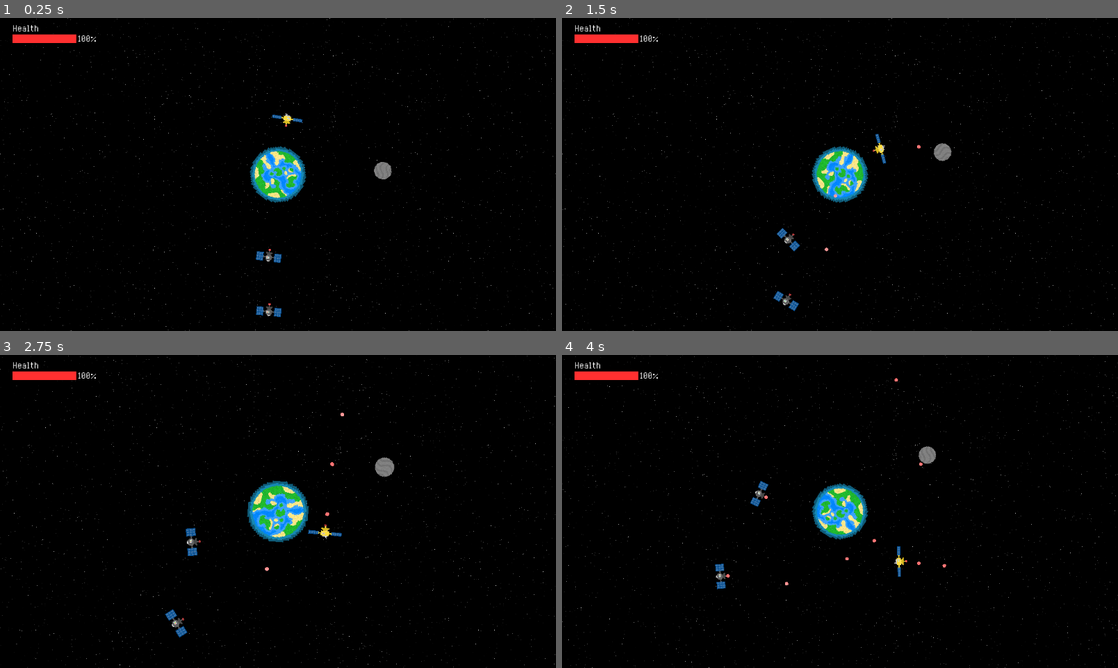
Above: before the commit, frames 1-4 (two rows, left to right).
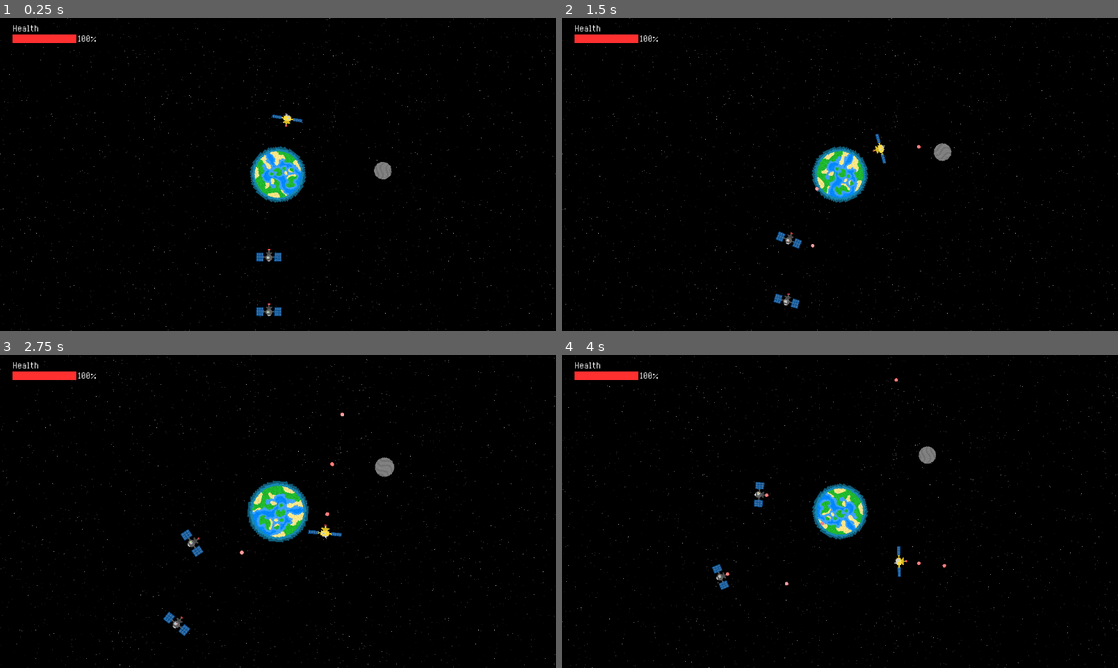
Above: after the commit, the same moments.

Repository: Birb-Games/gmtk-2025
Game: Godot game, scene res://scenes/main.tscn
The game is run twice, just before and just after one commit, with the same random seed, the same clock (stepped at 60 frames per second) and the same inputs.
Inputs (mouse positions are in pixels of both pictures, inside the frame that each line leads up to):
- Up to frame 1 (0.25 s): no input
- Up to frame 2 (1.5 s): move the mouse to (962, 158) at 0.52 s; press the mouse at (962, 158) at 0.53 s; hold Right (right) 0.53-1.28 s; move the mouse to (728, 190) at 1.27 s; release the mouse at (728, 190) at 1.28 s; hold Down (down) from 1.28 s (still down); click (728, 190) at 1.35 s
- Up to frame 3 (2.75 s): move the mouse to (333, 442) at 2.02 s; release Down (down) at 2.03 s; press the mouse at (333, 442) at 2.03 s; hold Right (right) from 2.03 s (still down); tap Mouse wheel up (zoom_camera_in) at 2.1 s
- Up to frame 4 (4 s): move the mouse to (812, 574) at 2.77 s; release Right (right) at 2.78 s; release the mouse at (812, 574) at 2.78 s; hold Up (up) 2.78-3.53 s; tap Mouse wheel down (zoom_camera_out) at 2.85 s; click (812, 574) at 3.05 s; move the mouse to (1006, 558) at 3.52 s; press the mouse at (1006, 558) at 3.53 s; hold A (left) from 3.53 s (still down)

The runs differ from the first frame. In frame 1, 0.1% of the frame differs, in the area x 46-51%, y 73-96%; in frame 2, 0.3%; in frame 3, 0.3%, in the area x 29-60%, y 34-91%; in frame 4, 0.3%.

Commit message:
added other types of enemy satellites

Diff:
--- a/scenes/debris.tscn
+++ b/scenes/debris.tscn
@@ -1,8 +1,11 @@
-[gd_scene load_steps=4 format=3 uid="uid://dir8wcbllcrq7"]
+[gd_scene load_steps=5 format=3 uid="uid://dir8wcbllcrq7"]
 
 [ext_resource type="PackedScene" uid="uid://x5sp1y0y178q" path="res://scenes/space_object.tscn" id="1_s4vdx"]
 [ext_resource type="Texture2D" uid="uid://dancjjfamfb8r" path="res://assets/textures/debris.png" id="2_1ysct"]
 [ext_resource type="Script" uid="uid://dt87asenpbhwq" path="res://scripts/debris.gd" id="2_fmh6o"]
+
+[sub_resource type="CircleShape2D" id="CircleShape2D_1ysct"]
+radius = 13.0384
 
 [node name="Debris" instance=ExtResource("1_s4vdx")]
 script = ExtResource("2_fmh6o")
@@ -13,4 +16,7 @@
 texture = ExtResource("2_1ysct")
 rotation_speed = 0.196
 
+[node name="CollisionShape2D" parent="." index="1"]
+shape = SubResource("CircleShape2D_1ysct")
+
 [connection signal="area_entered" from="." to="." method="_on_area_entered"]
--- /dev/null
+++ b/scenes/satellites/multishot_satellite.tscn
@@ -0,0 +1,44 @@
+[gd_scene load_steps=8 format=3 uid="uid://dfegq4ky2hdw6"]
+
+[ext_resource type="PackedScene" uid="uid://cgx3wsdprifbh" path="res://scenes/satellites/enemy_satellite.tscn" id="1_pmkdw"]
+[ext_resource type="Script" uid="uid://6hxgfmns5v3j" path="res://scripts/multishot_satellite.gd" id="2_etoag"]
+[ext_resource type="Texture2D" uid="uid://dx43u5imoq8xg" path="res://assets/textures/enemy_satellite2.png" id="2_mb2gk"]
+
+[sub_resource type="AtlasTexture" id="AtlasTexture_pmkdw"]
+atlas = ExtResource("2_mb2gk")
+region = Rect2(0, 0, 34, 23)
+
+[sub_resource type="AtlasTexture" id="AtlasTexture_mb2gk"]
+atlas = ExtResource("2_mb2gk")
+region = Rect2(34, 0, 34, 23)
+
+[sub_resource type="SpriteFrames" id="SpriteFrames_mb2gk"]
+animations = [{
+"frames": [{
+"duration": 1.0,
+"texture": SubResource("AtlasTexture_pmkdw")
+}, {
+"duration": 1.0,
+"texture": SubResource("AtlasTexture_mb2gk")
+}],
+"loop": true,
+"name": &"default",
+"speed": 2.0
+}]
+
+[sub_resource type="RectangleShape2D" id="RectangleShape2D_0s1xa"]
+size = Vector2(52, 26)
+
+[node name="MultishotSatellite" instance=ExtResource("1_pmkdw")]
+script = ExtResource("2_etoag")
+bullet_count = 3
+spread = 30.0
+shoot_cooldown = 0.5
+max_health = 15
+
+[node name="AnimatedSprite2D" parent="." index="0"]
+sprite_frames = SubResource("SpriteFrames_mb2gk")
+
+[node name="CollisionShape2D" parent="." index="1"]
+position = Vector2(0, 5)
+shape = SubResource("RectangleShape2D_0s1xa")
--- /dev/null
+++ b/scenes/satellites/rotating_satellite.tscn
@@ -0,0 +1,42 @@
+[gd_scene load_steps=8 format=3 uid="uid://dwlunt4kweprj"]
+
+[ext_resource type="PackedScene" uid="uid://cgx3wsdprifbh" path="res://scenes/satellites/enemy_satellite.tscn" id="1_5so3q"]
+[ext_resource type="Texture2D" uid="uid://debx03il1glcq" path="res://assets/textures/enemy_satellite3.png" id="2_5so3q"]
+[ext_resource type="Script" uid="uid://ct715pvudpxa2" path="res://scripts/rotating_satellite.gd" id="2_n11cx"]
+
+[sub_resource type="AtlasTexture" id="AtlasTexture_n11cx"]
+atlas = ExtResource("2_5so3q")
+region = Rect2(0, 0, 46, 22)
+
+[sub_resource type="AtlasTexture" id="AtlasTexture_1k2ld"]
+atlas = ExtResource("2_5so3q")
+region = Rect2(46, 0, 46, 22)
+
+[sub_resource type="SpriteFrames" id="SpriteFrames_1k2ld"]
+animations = [{
+"frames": [{
+"duration": 1.0,
+"texture": SubResource("AtlasTexture_n11cx")
+}, {
+"duration": 1.0,
+"texture": SubResource("AtlasTexture_1k2ld")
+}],
+"loop": true,
+"name": &"default",
+"speed": 2.0
+}]
+
+[sub_resource type="RectangleShape2D" id="RectangleShape2D_5so3q"]
+size = Vector2(69, 25)
+
+[node name="RotatingSatellite" instance=ExtResource("1_5so3q")]
+script = ExtResource("2_n11cx")
+rotation_speed = 180.0
+shoot_cooldown = 0.2
+
+[node name="AnimatedSprite2D" parent="." index="0"]
+sprite_frames = SubResource("SpriteFrames_1k2ld")
+
+[node name="CollisionShape2D" parent="." index="1"]
+position = Vector2(-0.5, 4.5)
+shape = SubResource("RectangleShape2D_5so3q")
--- a/scripts/enemy_satellite.gd
+++ b/scripts/enemy_satellite.gd
@@ -8,7 +8,6 @@
 
 @export var shoot_cooldown: float = 1.0
 @export var orbital_speed: float = 100.0
-@export var speed: float = 120.0
 @export var bullet_scene: PackedScene
 @export var debris_scene: PackedScene
 var shoot_timer: float = 0.0
@@ -16,11 +15,18 @@
 @export var max_health: int = 10
 var health: int
 
+func target_player() -> void:
+	var player = level.get_node_or_null("PlayerSatellite")
+	if player != null:
+		var angle = (player.position - position).angle() + deg_to_rad(90.0)
+		rotation += angle
+
 func _ready() -> void:
 	shoot_timer = shoot_cooldown
 	health = max_health
 	if randi() % 2 == 0:
 		orbital_speed *= -1.0
+	target_player()
 
 func shoot() -> void:
 	if shoot_timer > 0.0:
@@ -38,16 +44,20 @@
 func get_health_perc() -> float:
 	return clamp(float(health) / float(max_health), 0.0, 1.0)
 
+func update_rotation(delta: float) -> void:
+	var player = level.get_node_or_null("PlayerSatellite")
+	if player != null:
+		var angle = (player.position - position).angle() + deg_to_rad(90.0)
+		rotation += (angle - rotation) * delta
+
 func _process(delta: float) -> void:
 	# Rotate around center (0, 0)
 	position += get_vel() * delta
-	# Set rotation
+	update_rotation(delta)
+
 	var player = level.get_node_or_null("PlayerSatellite")
 	if player != null:
-		var angle = (player.position - position).angle() + deg_to_rad(90.0)
-		rotation = angle
 		shoot_timer -= delta
-
 	shoot()
 
 	if health <= 0:
--- /dev/null
+++ b/scripts/multishot_satellite.gd
@@ -0,0 +1,18 @@
+extends EnemySatellite
+
+@export var bullet_count: int = 3
+# In degrees
+@export var spread: float = 30.0
+
+func shoot() -> void:
+	if shoot_timer > 0.0:
+		return
+
+	for i in range(0, bullet_count):
+		shoot_timer = shoot_cooldown
+		var bullet: Bullet = bullet_scene.instantiate()
+		var offset = i * deg_to_rad(spread) / float(bullet_count) - deg_to_rad(spread) * 0.5
+		bullet.rotation = rotation + offset
+		bullet.position = $BulletSpawnPos.global_position
+		bullet.enemy_bullet = true
+		level.add_child(bullet)
--- /dev/null
+++ b/scripts/rotating_satellite.gd
@@ -0,0 +1,8 @@
+extends EnemySatellite
+
+# In degrees
+@export var rotation_speed: float = 180.0
+
+func update_rotation(delta: float):
+	# Set rotation
+	rotation += deg_to_rad(rotation_speed) * delta
Binary file changed: assets/textures/bullet.png
Binary file added: assets/textures/enemy_satellite2.png
Not shown, added: assets/textures/enemy_satellite2.png.import
Binary file added: assets/textures/enemy_satellite3.png
Not shown, added: assets/textures/enemy_satellite3.png.import
Not shown, added: scripts/multishot_satellite.gd.uid
Not shown, added: scripts/rotating_satellite.gd.uid
